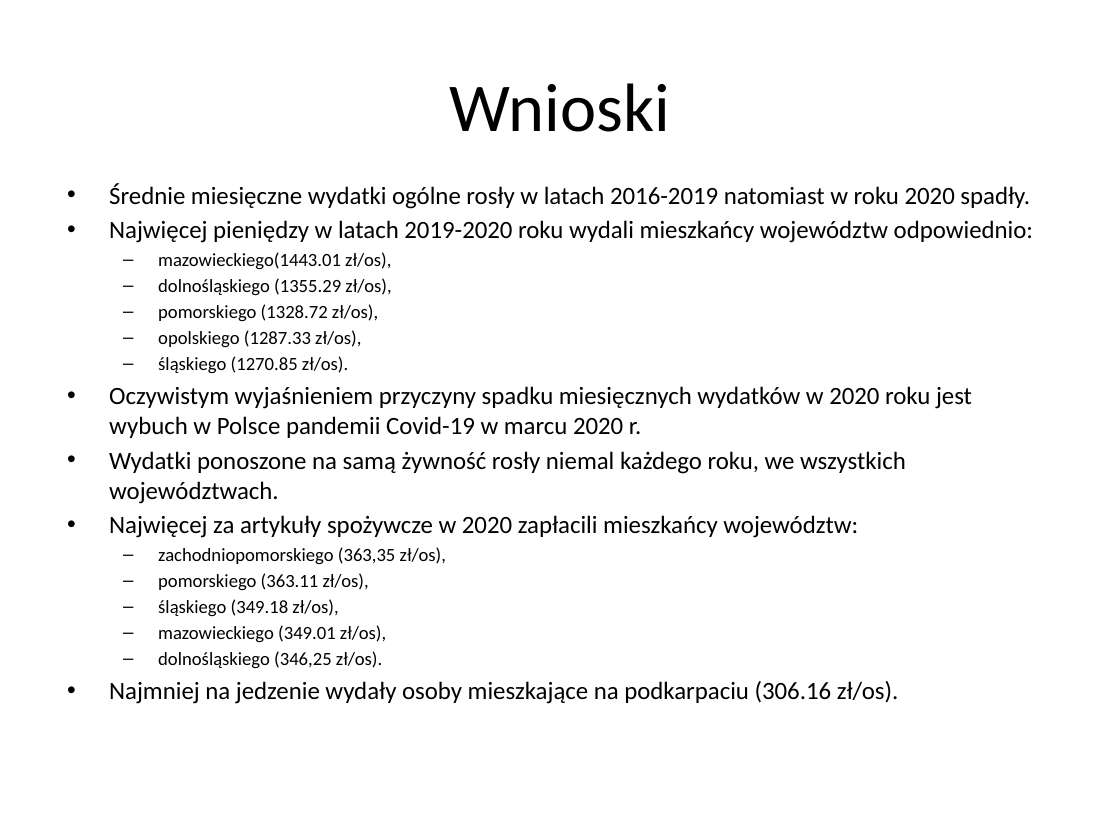
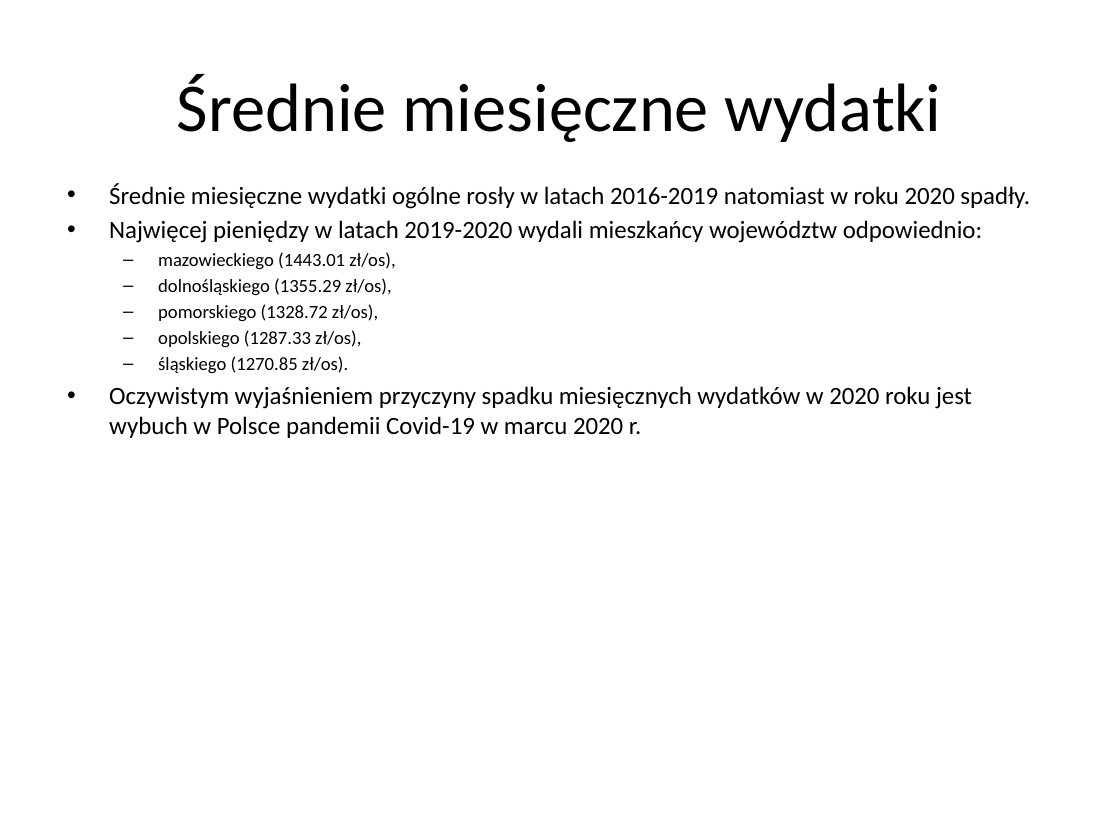
Before and after one commit to PoVerGrr/BGD-Projekt, a slide deck: slide 8 of Riak_BGD.pptx (slide 10 before the commit). Drawn at 1120x840 pixels with LibreOffice and Linux fonts; fonts in the diff are those of the drawing; background and template pictures are left out. Boxes give left, top, right and bottom in pixels: in the first picture for what was removed or moved away, otherwise in the second. Text is boxed around its words. In the diff, an @@ line names an element or a change of style, - is before the commit and + after.

Commit message:
Final version pptx

```diff
--- a/Riak_BGD.pptx
+++ b/Riak_BGD.pptx
@@ title at (177, 74, 941, 142): text changed @@
-Wnioski
+Średnie miesięczne wydatki
@@ text at (109, 220, 982, 270): text changed @@
-• Najwięcej pieniędzy w latach 2019-2020 roku wydali mieszkańcy województw odpowiednio:
-  – mazowieckiego(1443.01 zł/os),
+• Najwięcej pieniędzy w latach 2019-2020 wydali mieszkańcy województw odpowiednio:
+  – mazowieckiego (1443.01 zł/os),
@@ text at (109, 451, 906, 704): paragraphs removed @@
-• Wydatki ponoszone na samą żywność rosły niemal każdego roku, we wszystkich województwach.
-• Najwięcej za artykuły spożywcze w 2020 zapłacili mieszkańcy województw:
-  – zachodniopomorskiego (363,35 zł/os),
-  – pomorskiego (363.11 zł/os),
-  – śląskiego (349.18 zł/os),
-  – mazowieckiego (349.01 zł/os),
-  – dolnośląskiego (346,25 zł/os).
-• Najmniej na jedzenie wydały osoby mieszkające na podkarpaciu (306.16 zł/os).
```
Also in this commit, not shown: 2 other slides changed, 2 slides added.
